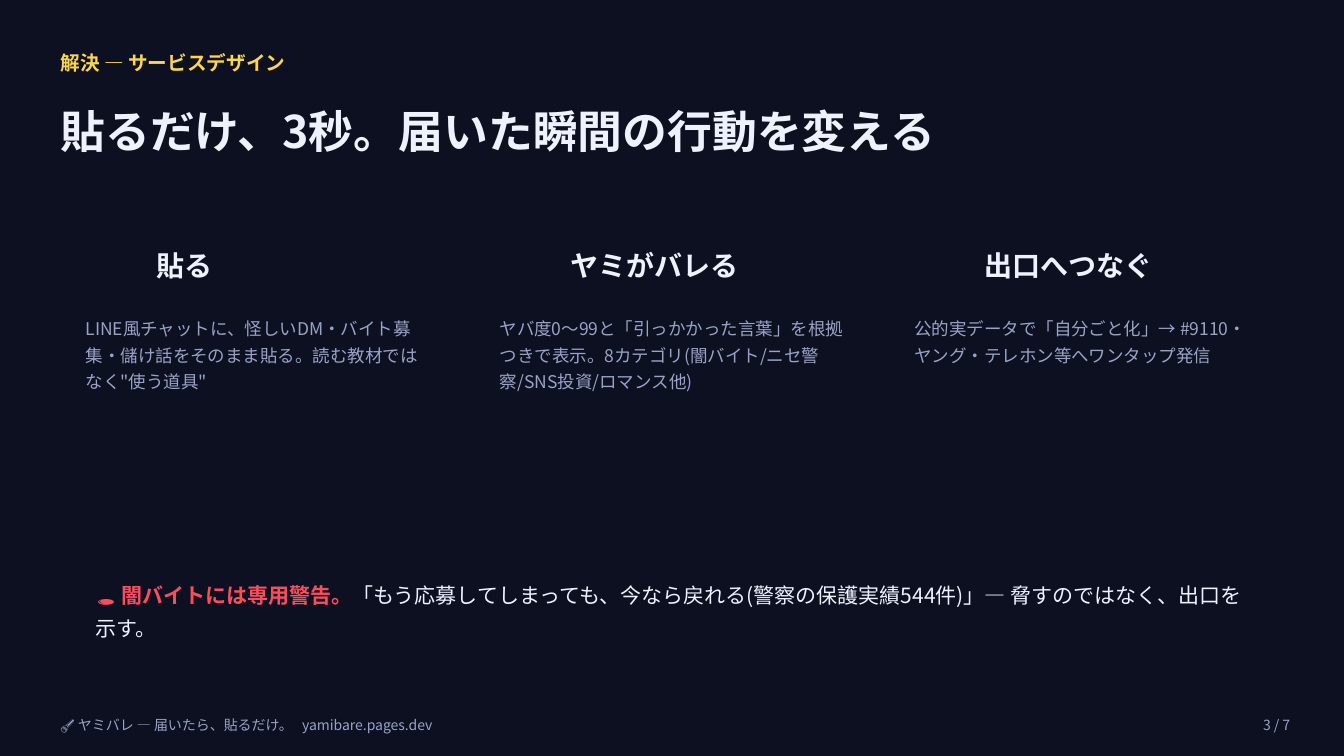
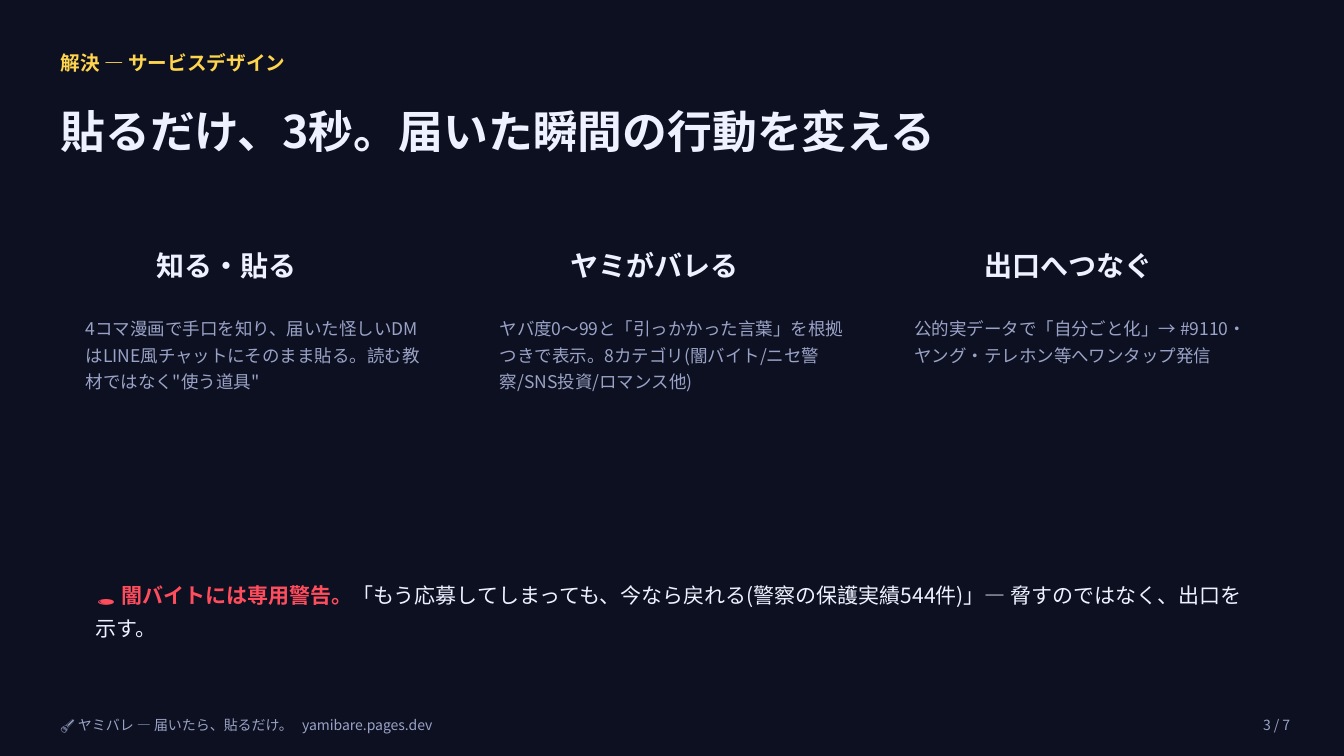
Before and after one commit to aikido7/yamibare, a slide deck: slide 3 of yamibare-pitch.pptx. Drawn at 1344x756 pixels with LibreOffice and Linux fonts; fonts in the diff are those of the drawing. Boxes give left, top, right and bottom in pixels: in the first picture for what was removed or moved away, otherwise in the second. Text is boxed around its words. In the diff, an @@ line names an element or a change of style, - is before the commit and + after.

```diff
--- a/yamibare-pitch.pptx
+++ b/yamibare-pitch.pptx
@@ text at (x1=156, y1=252, x2=296, y2=279): text changed @@
-貼る
+知る・貼る
@@ text at (x1=86, y1=320, x2=420, y2=390): text changed @@
-LINE風チャットに、怪しいDM・バイト募集・儲け話をそのまま貼る。読む教材ではなく"使う道具"
+4コマ漫画で手口を知り、届いた怪しいDMはLINE風チャットにそのまま貼る。読む教材ではなく"使う道具"
```
Also in this commit, not shown: 1 other slide changed, 4 other files.
